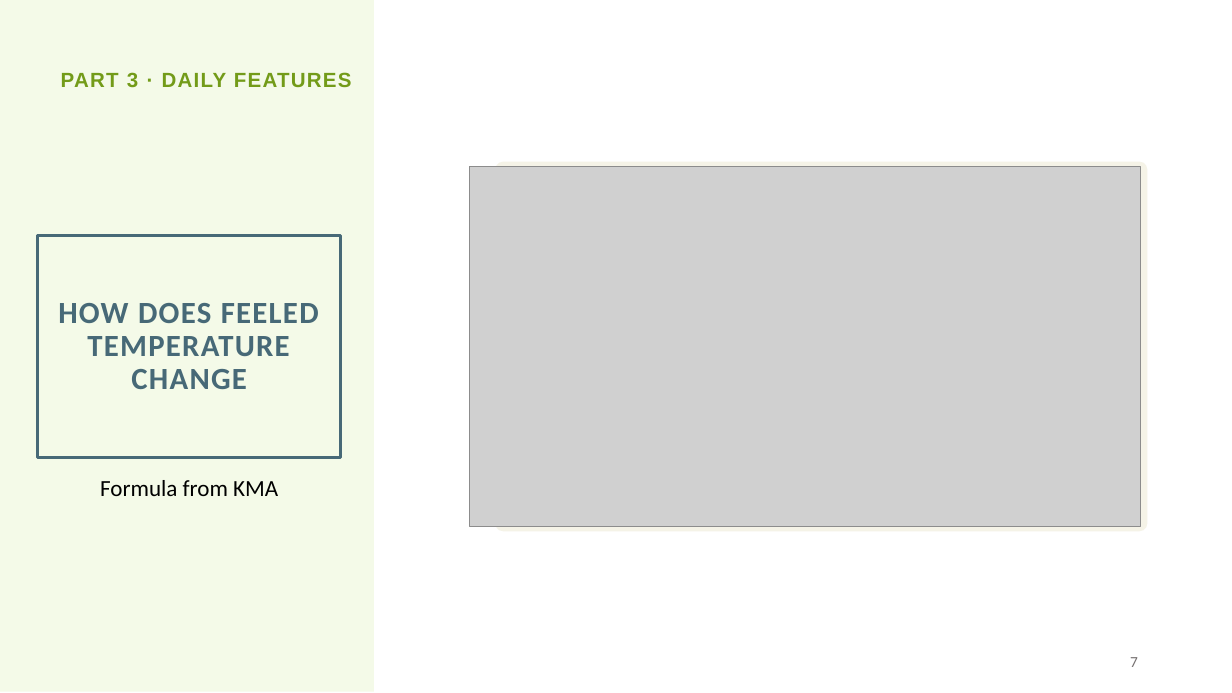
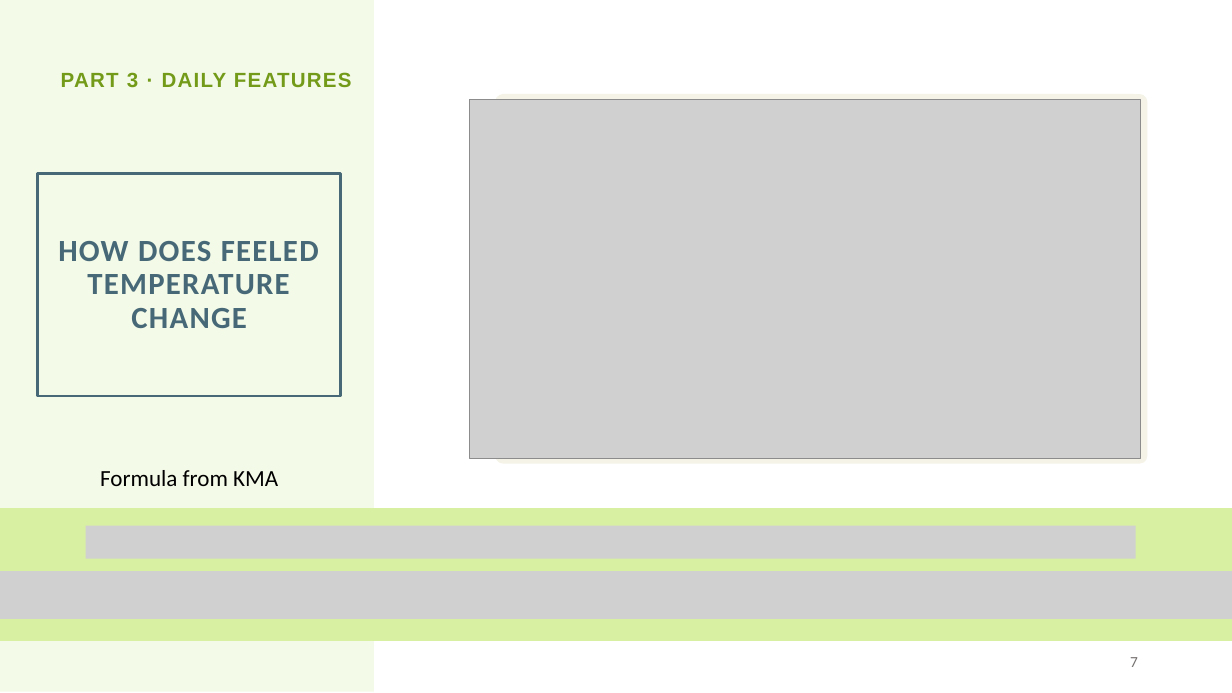
Before and after one commit to Tendor517/KNU_BigData, a slide deck: slide 7 of Predicting Heatwaves and.pptx. Drawn at 1232x693 pixels with LibreOffice and Linux fonts; fonts in the diff are those of the drawing; grey boxes stand for pictures. Boxes give left, top, right and bottom in pixels: in the first picture for what was removed or moved away, otherwise in the second. Text is boxed around its words. In the diff, an @@ line names an element or a change of style, - is before the commit and + after.

Commit message:
added the formula and changed few colors in my part

```diff
--- a/Predicting Heatwaves and.pptx
+++ b/Predicting Heatwaves and.pptx
@@ picture: place and size @@
-picture at bbox=[470, 167, 1141, 527]
+picture at bbox=[470, 99, 1141, 458]
@@ rounded rectangle: place and size @@
-rounded rectangle at bbox=[495, 162, 1148, 531]
+rounded rectangle at bbox=[495, 94, 1148, 464]
@@ title "HOW DOES FEELED TEMPERATURE CHANGE": place and size @@
-title "HOW DOES FEELED TEMPERATURE CHANGE" at bbox=[38, 236, 341, 457]
+title "HOW DOES FEELED TEMPERATURE CHANGE" at bbox=[38, 174, 341, 396]
@@ text "Formula from KMA": place and size @@
-text "Formula from KMA" at bbox=[100, 480, 278, 496]
+text "Formula from KMA" at bbox=[100, 470, 278, 486]
@@ rectangle added at bbox=[0, 508, 1232, 640], fill #D8F0A2, outline #D8F0A2 1 pt @@
@@ picture added at bbox=[86, 526, 1136, 559] @@
@@ picture added at bbox=[0, 571, 1232, 619] @@
```
Also in this commit, not shown: 5 other slides changed.
